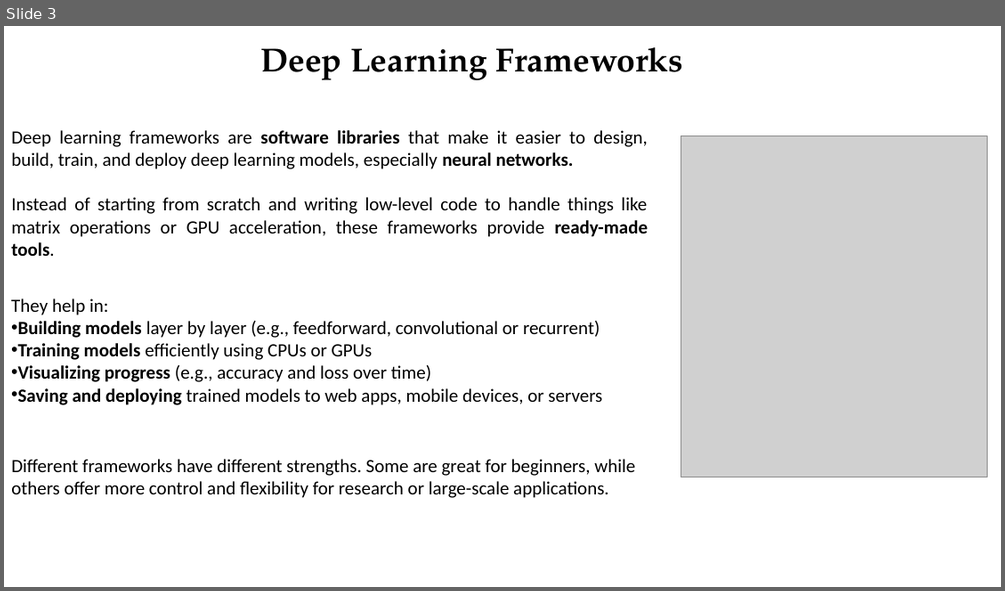
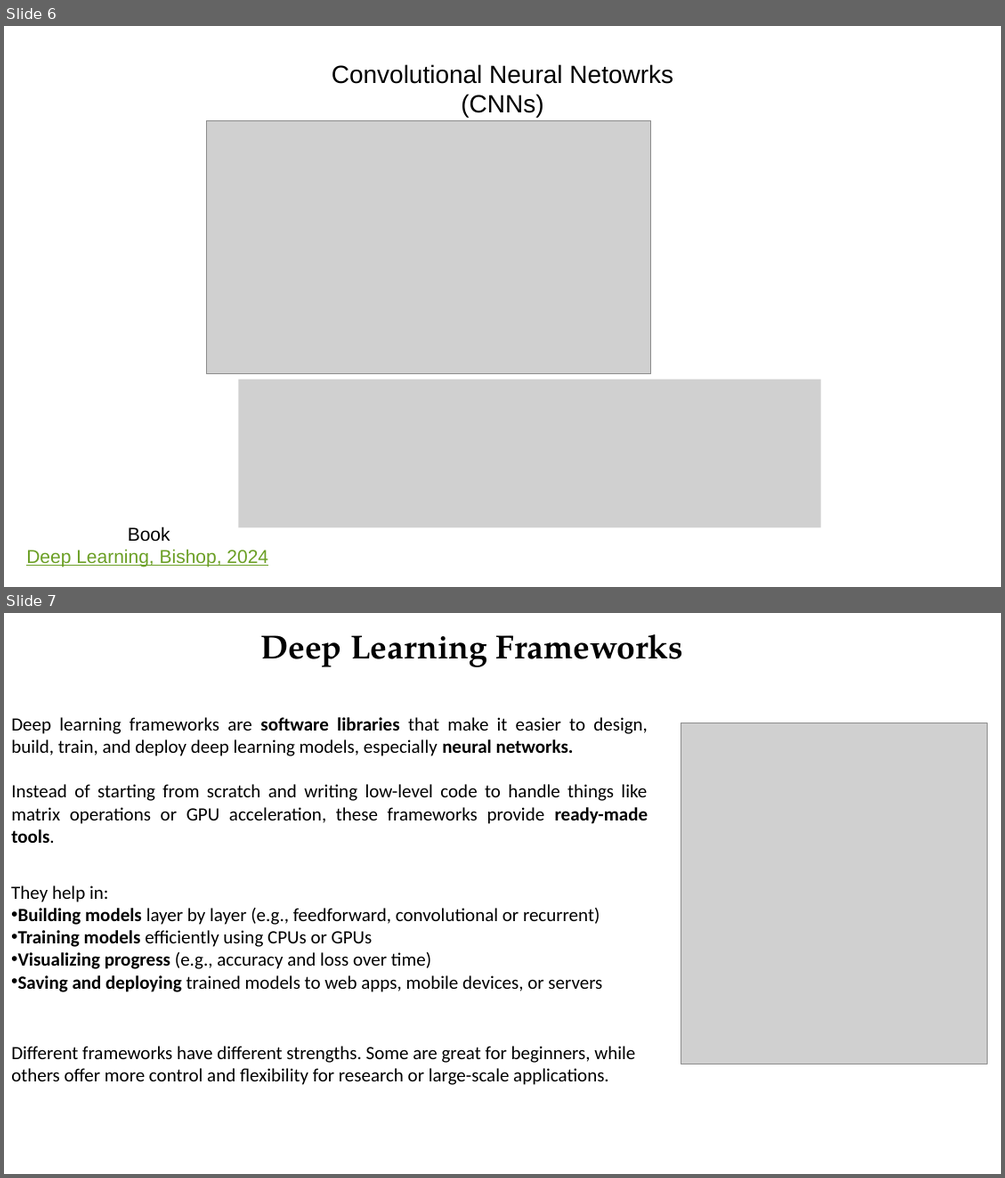
Before and after one commit to Nemenick/FCA_DeepNeuralNework-with-TensorFlow, a slide deck: _SNS_DeepNeuralNework with TensorFlow_lezione.pptx. Shown one above the other, each under a label of ours: slide 3 before the commit, slides 6 and 7 after it. The pictures are 1005x591 and 1005x1178 pixels, drawn with LibreOffice and Linux fonts; fonts in the diff are those of the drawing; grey boxes stand for pictures. Boxes give left, top, right and bottom in pixels: in the first picture for what was removed or moved away, otherwise in the second. Text is boxed around its words. In the diff, an @@ line names an element or a change of style, - is before the commit and + after.

```diff
--- a/_SNS_DeepNeuralNework with TensorFlow_lezione.pptx
+++ b/_SNS_DeepNeuralNework with TensorFlow_lezione.pptx
@@ slide 6 added at [4,26,1001,587], background #FFFFFF @@
@@ text added at [332,64,673,118], 24 pt, text #000000 @@
+Convolutional Neural Netowrks
+(CNNs)
@@ picture added at [207,120,651,374] @@
@@ picture added at [299,254,334,284] @@
@@ picture added at [239,379,821,528] @@
@@ text added at [26,526,268,566], 18 pt, text #6B9F25, underline @@
+Book
+Deep Learning, Bishop, 2024
@@ what was slide 3 is now slide 7 @@
```
Also in this commit, not shown: 4 slides changed, 2 other slides added, 1 slide removed, 2 other files.
